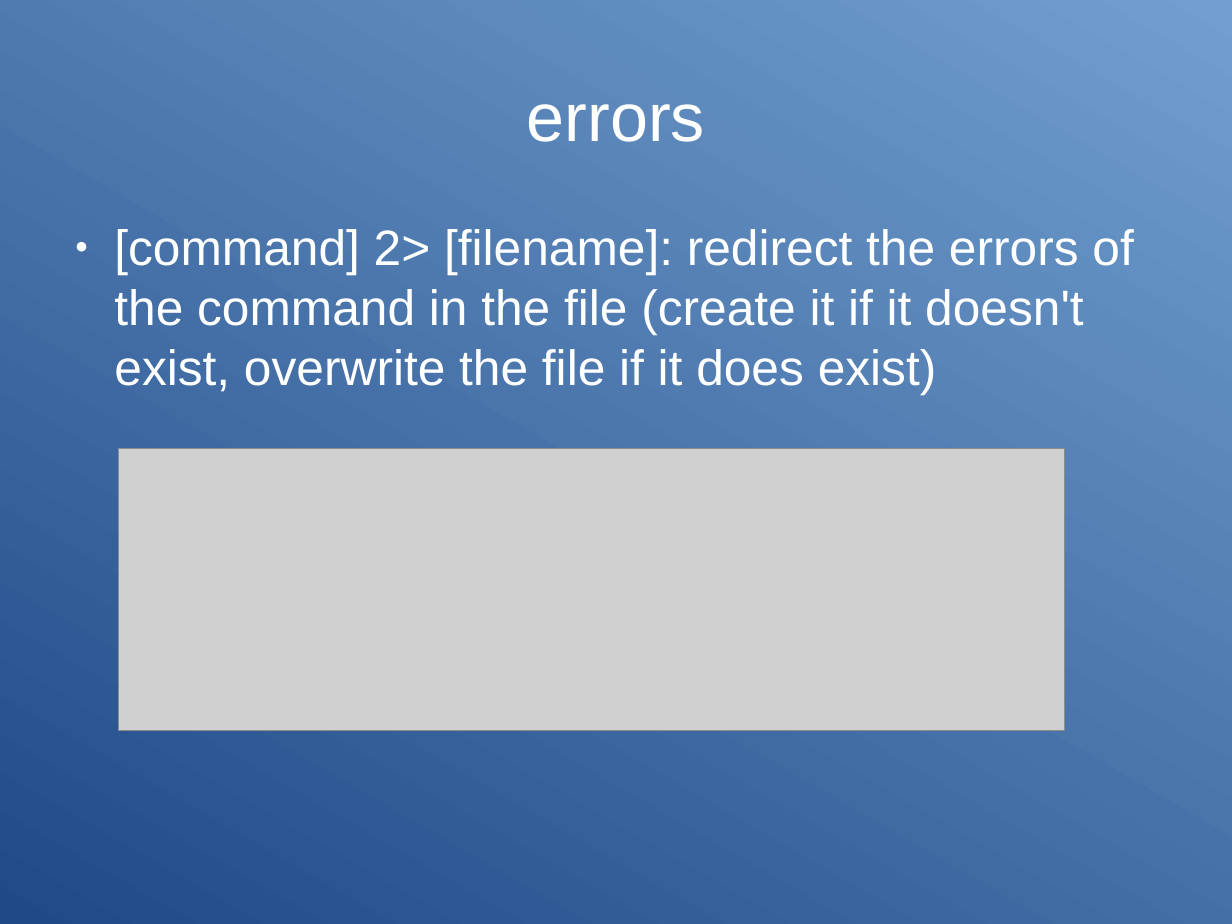
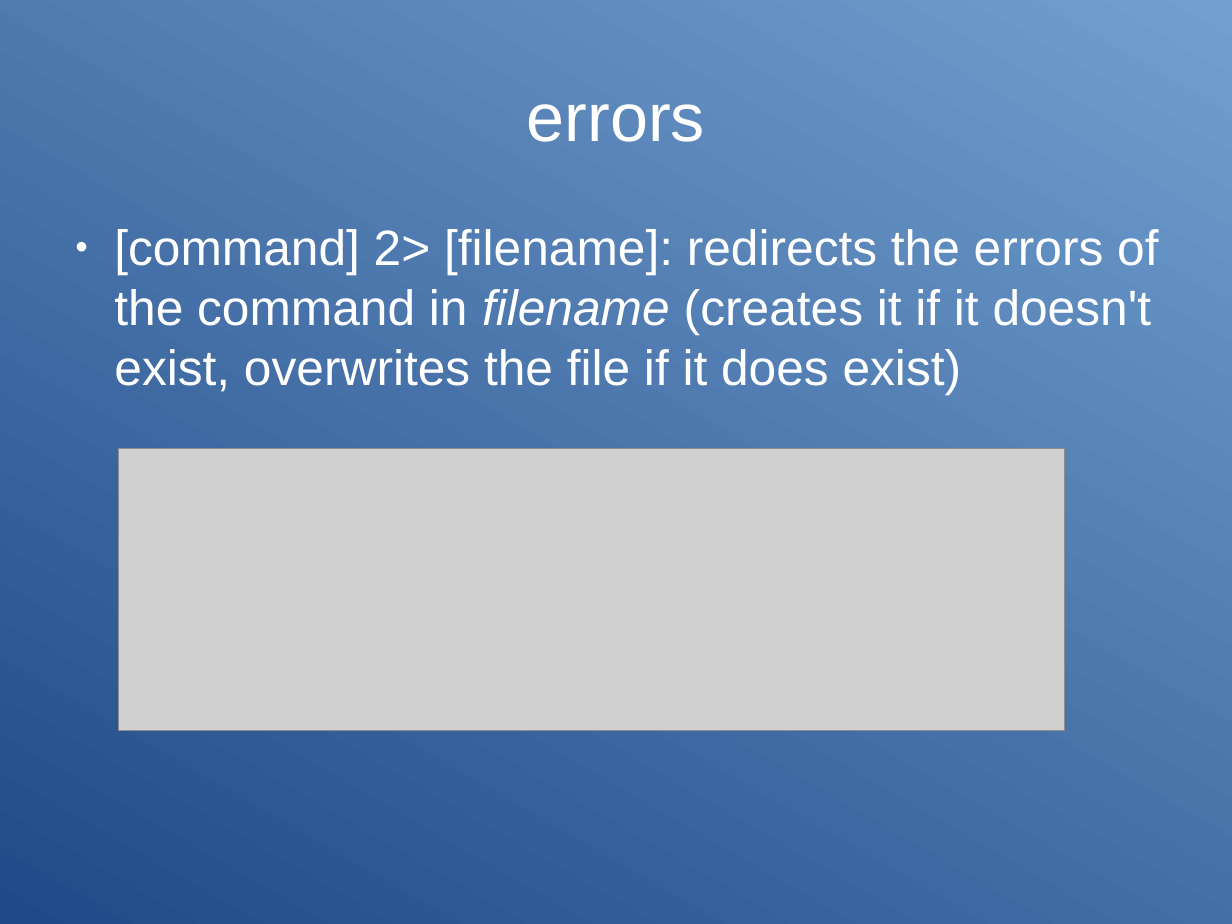
Before and after one commit to Clibre/An-introduction-to-bash, a slide deck: slide 22 of presentation/presentation.odp. Drawn at 1232x924 pixels with LibreOffice and Linux fonts; fonts in the diff are those of the drawing; grey boxes stand for pictures. Boxes give left, top, right and bottom in pixels: in the first picture for what was removed or moved away, otherwise in the second. Text is boxed around its words. In the diff, an @@ line names an element or a change of style, - is before the commit and + after.

```diff
--- a/presentation/presentation.odp
+++ b/presentation/presentation.odp
@@ text at (114, 229, 1158, 394): text changed @@
-● [command] 2> [filename]: redirect the errors of the command in the file (create it if it doesn't exist, overwrite the file if it does exist)
+● [command] 2> [filename]: redirects the errors of the command in filename (creates it if it doesn't exist, overwrites the file if it does exist)
```
Also in this commit, not shown: 36 other slides changed, 1 slide removed.
